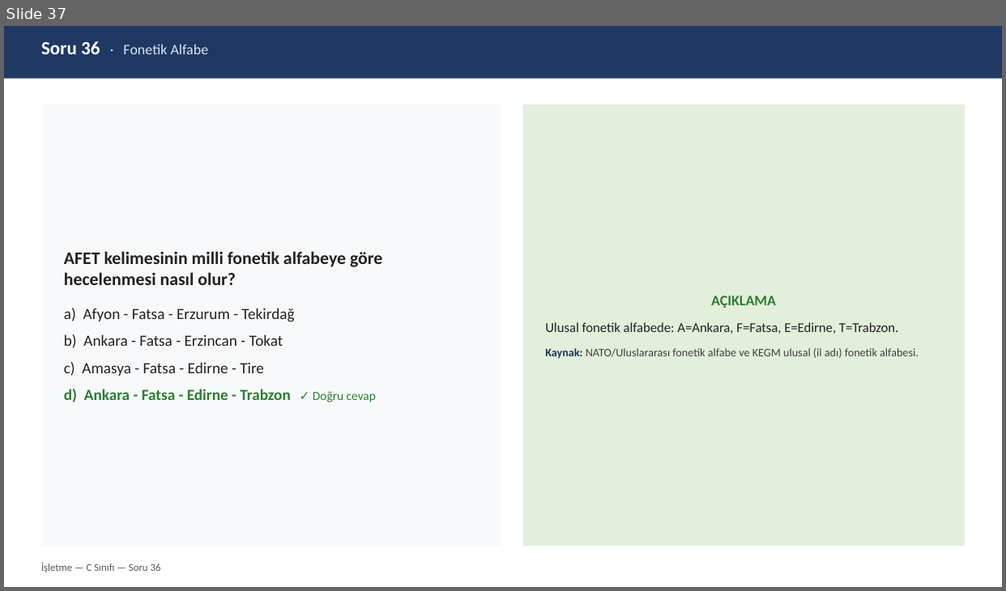
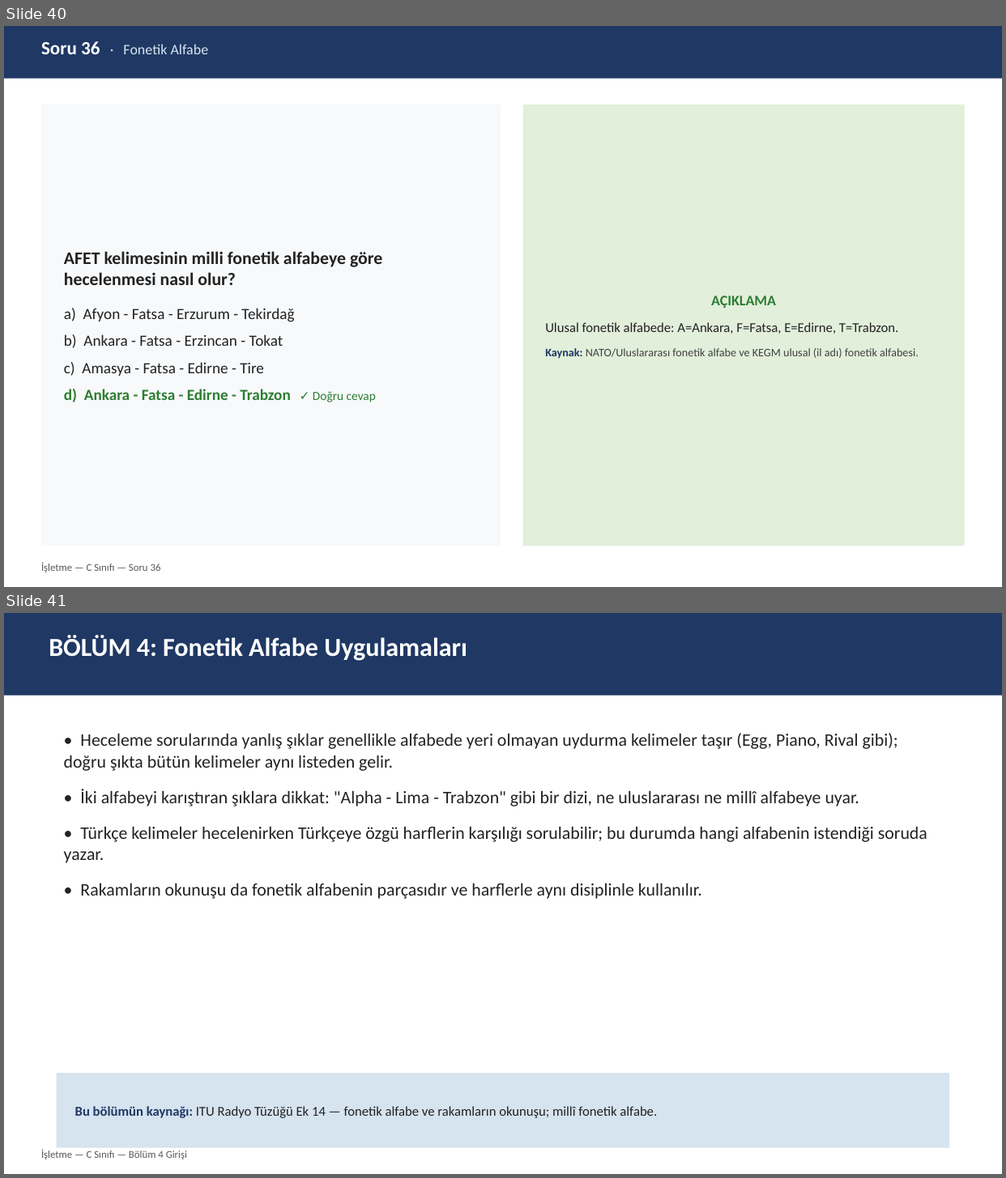
Before and after one commit to TA3HRJ/amator-telsiz-egitimi, a slide deck: Amator_Telsizcilik_C_Isletme_Sinav_Hazirlik_v1.0.pptx. Shown one above the other, each under a label of ours: slide 37 before the commit, slides 40 and 41 after it. The pictures are 1006x591 and 1006x1178 pixels, drawn with LibreOffice and Linux fonts; fonts in the diff are those of the drawing. Boxes give left, top, right and bottom in pixels: in the first picture for what was removed or moved away, otherwise in the second. Text is boxed around its words. In the diff, an @@ line names an element or a change of style, - is before the commit and + after.

```diff
--- a/Amator_Telsizcilik_C_Isletme_Sinav_Hazirlik_v1.0.pptx
+++ b/Amator_Telsizcilik_C_Isletme_Sinav_Hazirlik_v1.0.pptx
@@ slide 41 added at [4, 613, 1002, 1174], background #FFFFFF @@
@@ rectangle added at [4, 613, 1002, 696], fill #1F3864 @@
@@ text added at [49, 635, 467, 661], 25 pt, text #FFFFFF, bold @@
+BÖLÜM 4: Fonetik Alfabe Uygulamaları
@@ text added at [64, 733, 927, 899], 17 pt, text #222222 @@
+• Heceleme sorularında yanlış şıklar genellikle alfabede yeri olmayan uydurma kelimeler taşır (Egg, Piano, Rival gibi); doğru şıkta bütün kelimeler aynı listeden gelir.
+• İki alfabeyi karıştıran şıklara dikkat: "Alpha - Lima - Trabzon" gibi bir dizi, ne uluslararası ne millî alfabeye uyar.
+• Türkçe kelimeler hecelenirken Türkçeye özgü harflerin karşılığı sorulabilir; bu durumda hangi alfabenin istendiği soruda yazar.
+• Rakamların okunuşu da fonetik alfabenin parçasıdır ve harflerle aynı disiplinle kullanılır.
@@ rectangle added at [57, 1073, 949, 1148], fill #D6E4F0, 13 pt, text #222222 @@
+Bu bölümün kaynağı: ITU Radyo Tüzüğü Ek 14 — fonetik alfabe ve rakamların okunuşu; millî fonetik alfabe.
@@ text added at [41, 1149, 187, 1160], 10 pt, text #595959 @@
+İşletme — C Sınıfı — Bölüm 4 Girişi
@@ what was slide 37 is now slide 40 @@
```
Also in this commit, not shown: 7 other slides added, 5 other files.
